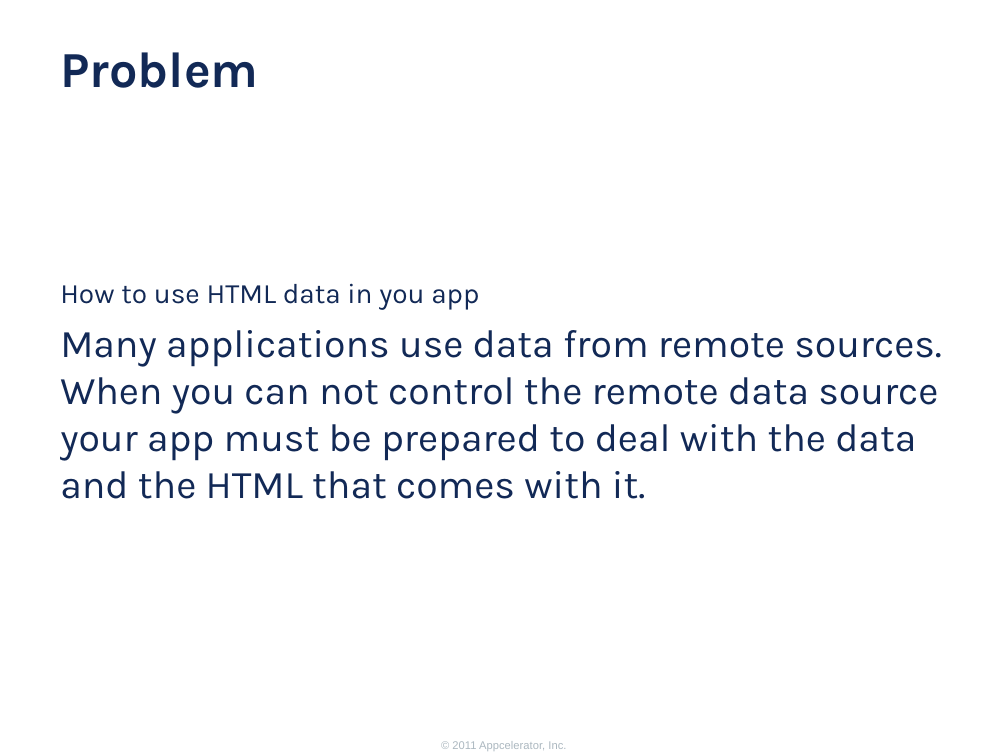
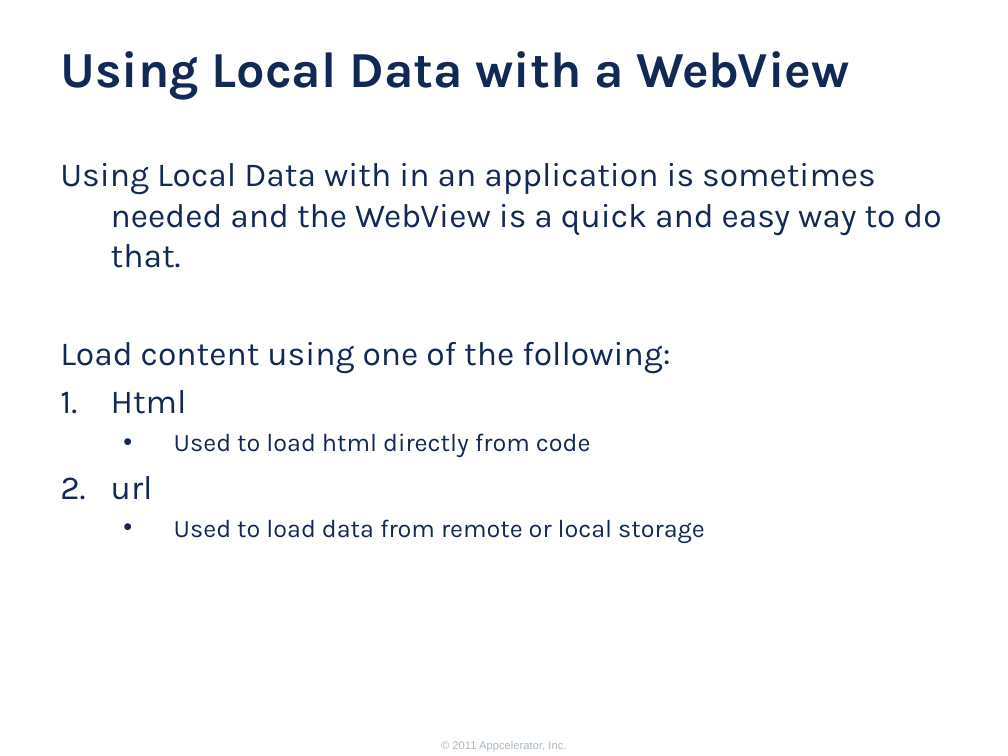
Before and after one commit to appcelerator-training-archive/tcad_certification, a slide deck: slide 6 of 285/285.ppt (slide 4 before the commit). Drawn at 1008x756 pixels with LibreOffice and Linux fonts; fonts in the diff are those of the drawing; background and template pictures are left out. Boxes give left, top, right and bottom in pixels: in the first picture for what was removed or moved away, otherwise in the second. Text is boxed around its words. In the diff, an @@ line names an element or a change of style, - is before the commit and + after.

```diff
--- a/285/285.ppt
+++ b/285/285.ppt
@@ title at (x1=60, y1=51, x2=850, y2=99): text changed @@
-Problem
+Using Local Data with a WebView
@@ text at (x1=60, y1=163, x2=941, y2=543): text changed; size 28 to 24 pt @@
-How to use HTML data in you app
-Many applications use data from remote sources. When you can not control the remote data source your app must be prepared to deal with the data and the HTML that comes with it.
+Using Local Data with in an application is sometimes needed and the WebView is a quick and easy way to do that.
+Load content using one of the following:
+1. Html
+    • Used to load html directly from code
+2. url
+    • Used to load data from remote or local storage
```
Also in this commit, not shown: 2 other slides changed, 4 slides added, 12 slides removed.
